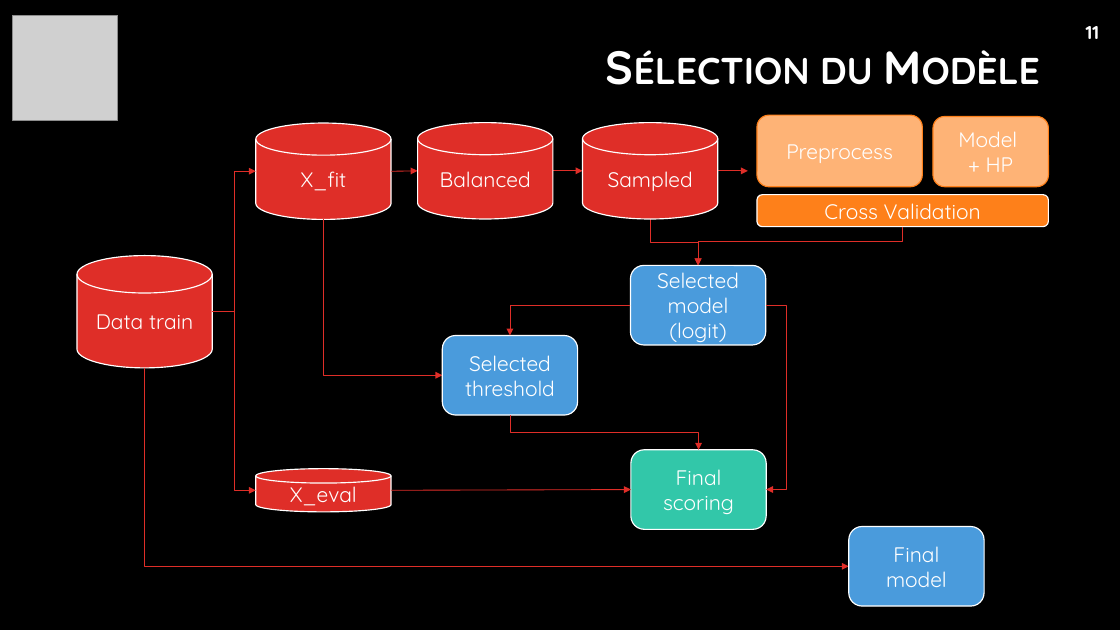
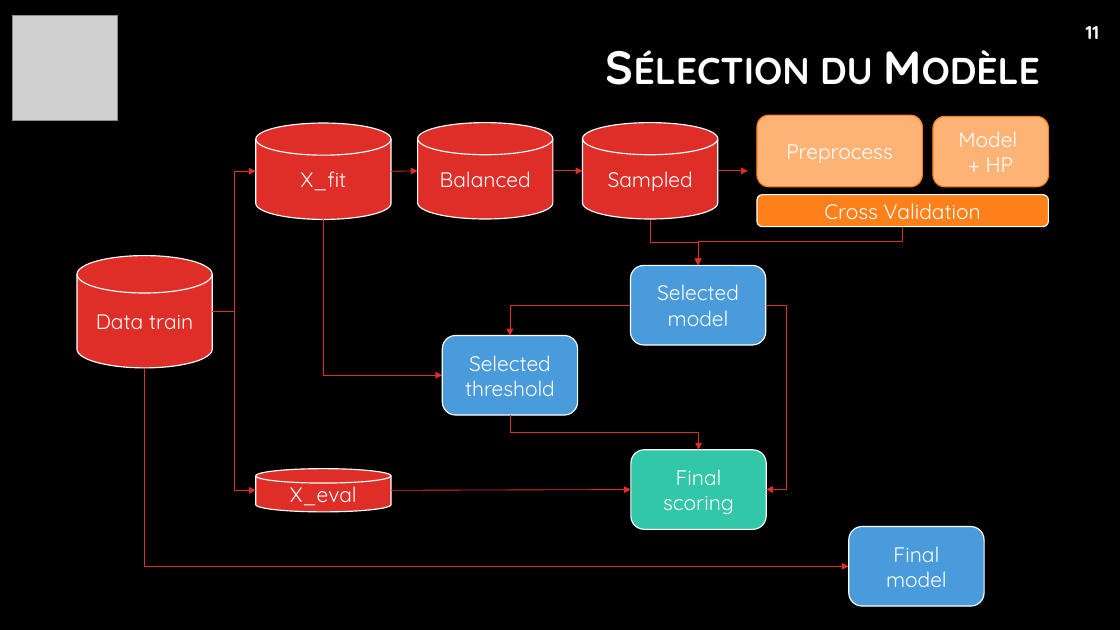
Before and after one commit to christophelebrun/OC_parcours_Data_Scientist_P7, a slide deck: slide 11 of projet7.pptx. Drawn at 1120x630 pixels with LibreOffice and Linux fonts; fonts in the diff are those of the drawing; grey boxes stand for pictures; background and template pictures are left out. Boxes give left, top, right and bottom in pixels: in the first picture for what was removed or moved away, otherwise in the second. Text is boxed around its words. In the diff, an @@ line names an element or a change of style, - is before the commit and + after.

```diff
--- a/projet7.pptx
+++ b/projet7.pptx
@@ text in rounded rectangle at [669, 322, 726, 342]: paragraph removed @@
-(logit)
```
Also in this commit, not shown: 5 other slides changed, 1 slide added, 1 other file.
